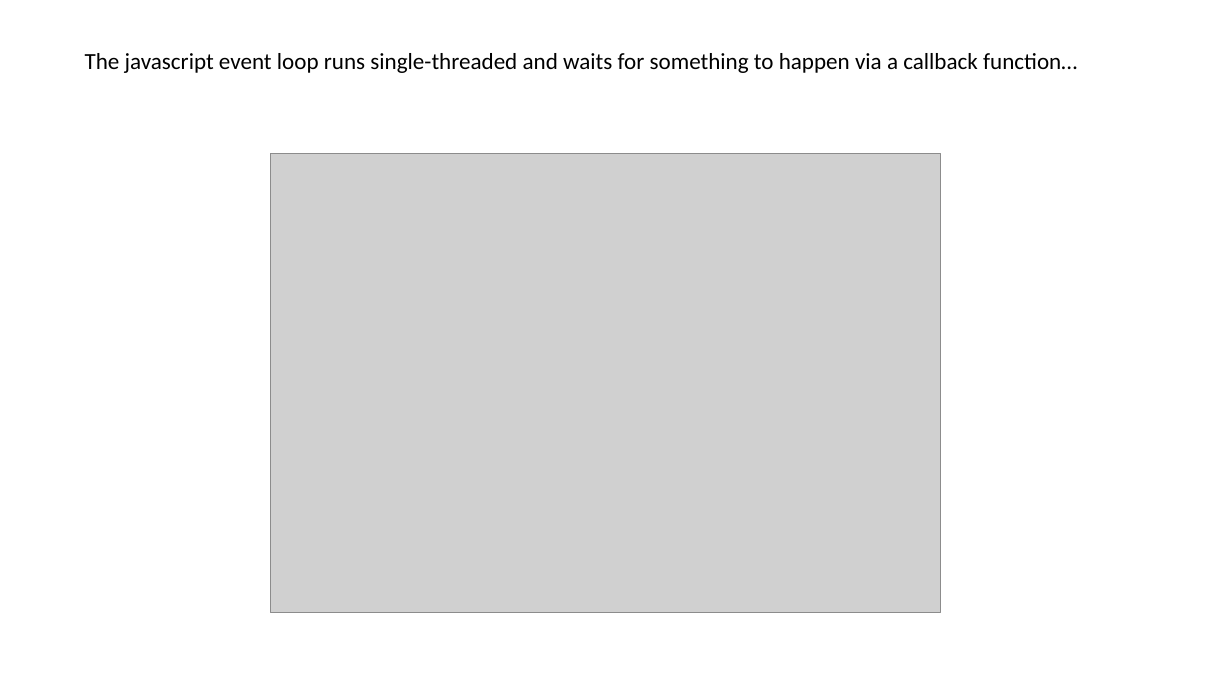
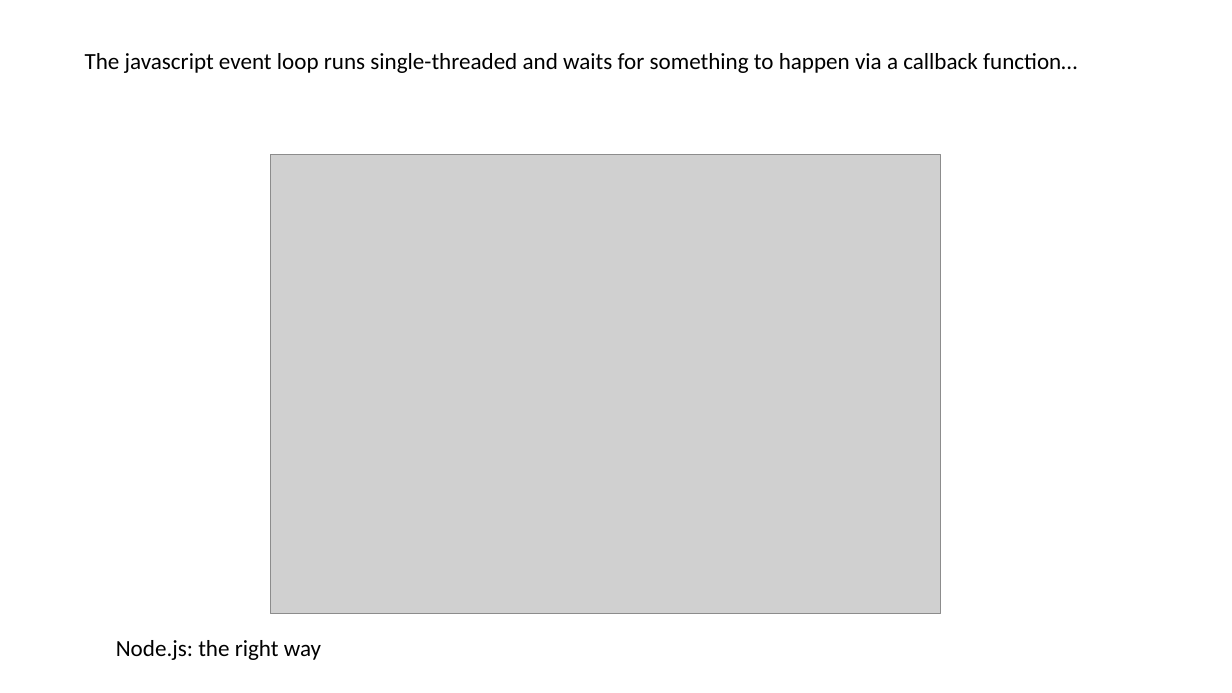
Before and after one commit to afodor/afodor.github.io, a slide deck: slide 20 of classes/prog2017/Prog3-Lecture25.pptx (slide 19 before the commit). Drawn at 1232x693 pixels with LibreOffice and Linux fonts; fonts in the diff are those of the drawing; grey boxes stand for pictures. Boxes give left, top, right and bottom in pixels: in the first picture for what was removed or moved away, otherwise in the second. Text is boxed around its words. In the diff, an @@ line names an element or a change of style, - is before the commit and + after.

```diff
--- a/classes/prog2017/Prog3-Lecture25.pptx
+++ b/classes/prog2017/Prog3-Lecture25.pptx
@@ text added at bbox=[116, 640, 321, 660], 18 pt, text #000000 @@
+Node.js: the right way
```
Also in this commit, not shown: 3 slides added.
